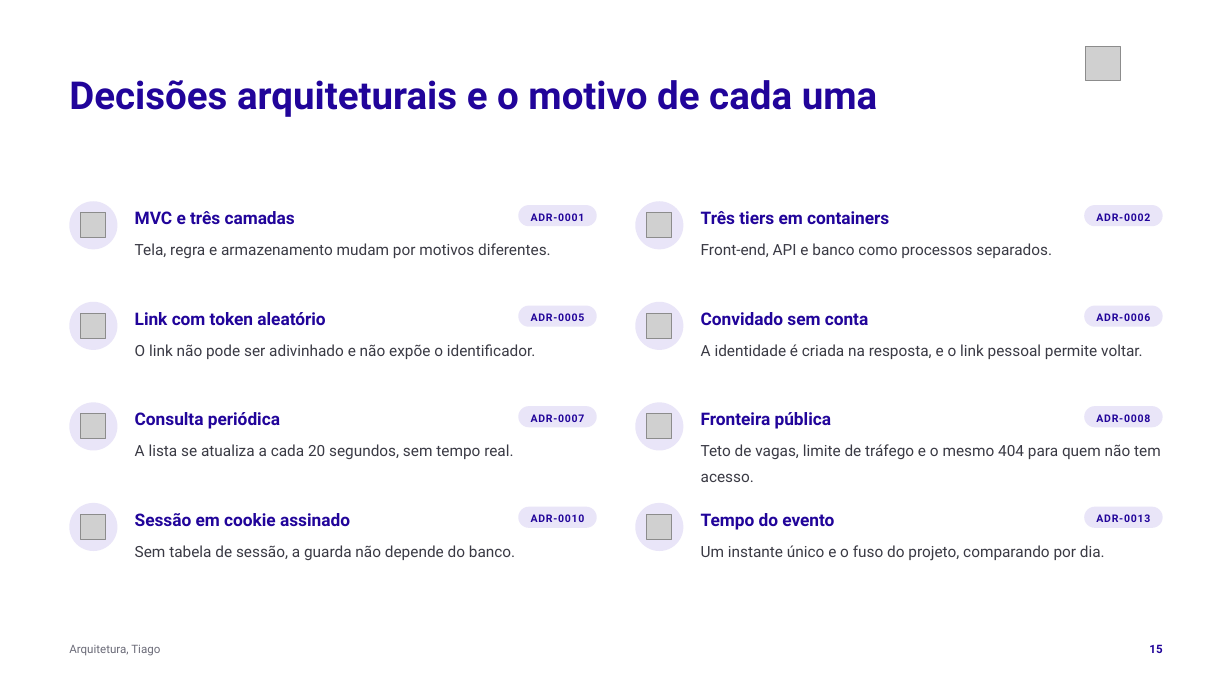
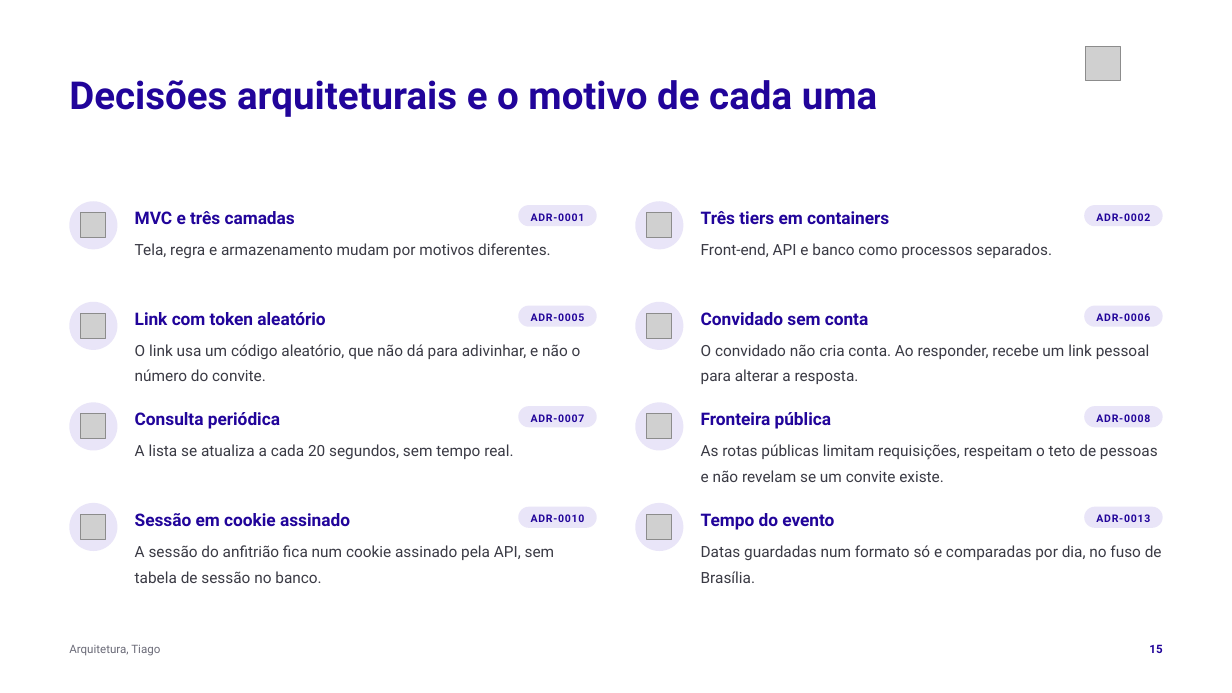
Before and after one commit to tcpassos/invite-app, a slide deck: slide 15 of trabalhos/T4-Pitch-Final.pptx. Drawn at 1232x693 pixels with LibreOffice and Linux fonts; fonts in the diff are those of the drawing; grey boxes stand for pictures. Boxes give left, top, right and bottom in pixels: in the first picture for what was removed or moved away, otherwise in the second. Text is boxed around its words. In the diff, an @@ line names an element or a change of style, - is before the commit and + after.

```diff
--- a/trabalhos/T4-Pitch-Final.pptx
+++ b/trabalhos/T4-Pitch-Final.pptx
@@ text at box(135, 344, 581, 381): text changed @@
-O link não pode ser adivinhado e não expõe o identificador.
+O link usa um código aleatório, que não dá para adivinhar, e não o número do convite.
@@ text at box(701, 344, 1150, 384): text changed @@
-A identidade é criada na resposta, e o link pessoal permite voltar.
+O convidado não cria conta. Ao responder, recebe um link pessoal para alterar a resposta.
@@ text at box(701, 444, 1158, 482): text changed @@
-Teto de vagas, limite de tráfego e o mesmo 404 para quem não tem acesso.
+As rotas públicas limitam requisições, respeitam o teto de pessoas e não revelam se um convite existe.
@@ text at box(135, 545, 555, 583): text changed @@
-Sem tabela de sessão, a guarda não depende do banco.
+A sessão do anfitrião fica num cookie assinado pela API, sem tabela de sessão no banco.
@@ text at box(701, 545, 1162, 583): text changed @@
-Um instante único e o fuso do projeto, comparando por dia.
+Datas guardadas num formato só e comparadas por dia, no fuso de Brasília.
```
Also in this commit, not shown: 13 other slides changed, 3 other files.
